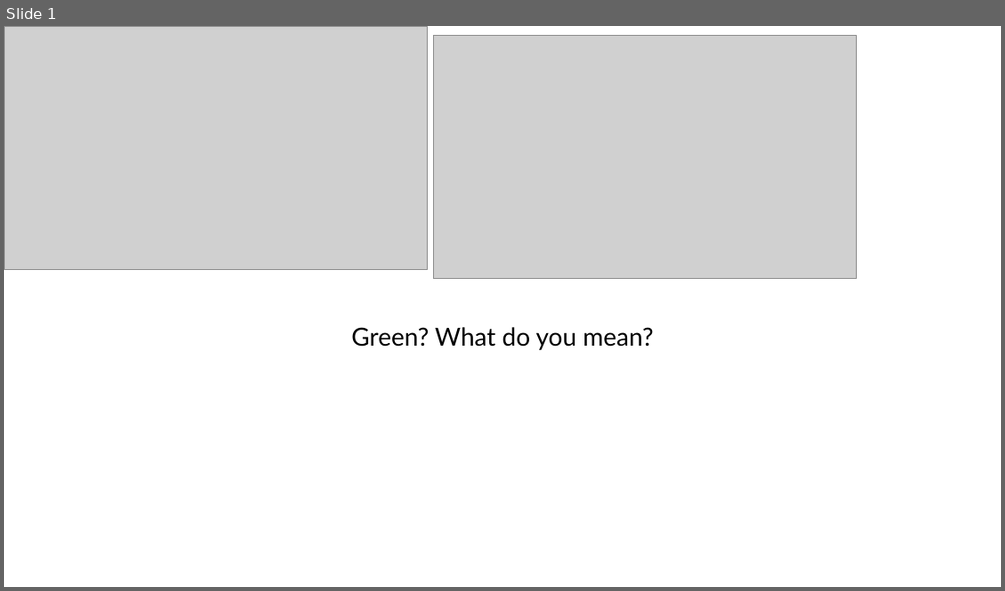
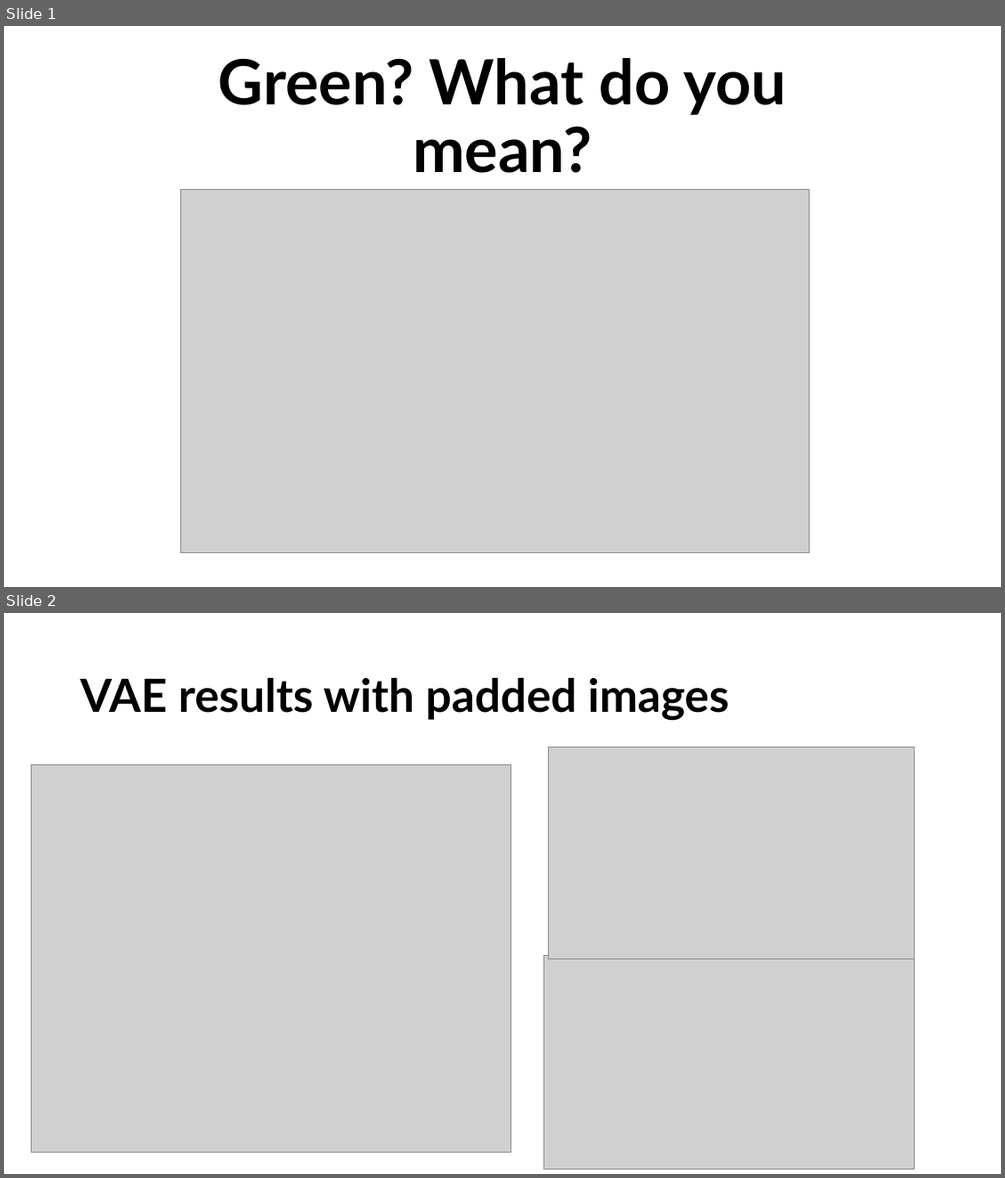
Before and after one commit to JakobFugl/scrandle_ml_project, a slide deck: Chris_workspace/Chris slides.pptx. Shown one above the other, each under a label of ours: slide 1 before the commit, slides 1 and 2 after it. The pictures are 1005x591 and 1005x1178 pixels, drawn with LibreOffice and Linux fonts; fonts in the diff are those of the drawing; grey boxes stand for pictures. Boxes give left, top, right and bottom in pixels: in the first picture for what was removed or moved away, otherwise in the second. Text is boxed around its words. In the diff, an @@ line names an element or a change of style, - is before the commit and + after.

```diff
--- a/Chris_workspace/Chris slides.pptx
+++ b/Chris_workspace/Chris slides.pptx
@@ slide 2 added at (x1=4, y1=613, x2=1001, y2=1174), background #FFFFFF @@
@@ title added at (x1=81, y1=678, x2=729, y2=720), 44 pt, text #000000, bold @@
+VAE results with padded images
@@ picture added at (x1=32, y1=765, x2=511, y2=1152) @@
@@ picture added at (x1=548, y1=747, x2=914, y2=958) @@
@@ picture added at (x1=544, y1=956, x2=914, y2=1168) @@
@@ slide 1 changed as well @@
@@ picture removed at (x1=433, y1=35, x2=857, y2=279) @@
@@ title "Green? What do you mean?" moved from (x1=351, y1=327, x2=653, y2=350) to (x1=218, y1=58, x2=787, y2=173) @@
@@ title "Green? What do you mean?" at (x1=218, y1=58, x2=787, y2=173): size 24 to 60 pt, bold on; less space between paragraphs; vertical alignment top to bottom @@
@@ picture resized from (x1=4, y1=26, x2=428, y2=270) to (x1=180, y1=190, x2=809, y2=553) @@
```
Also in this commit, not shown: 3 other slides added, 1 slide removed.
